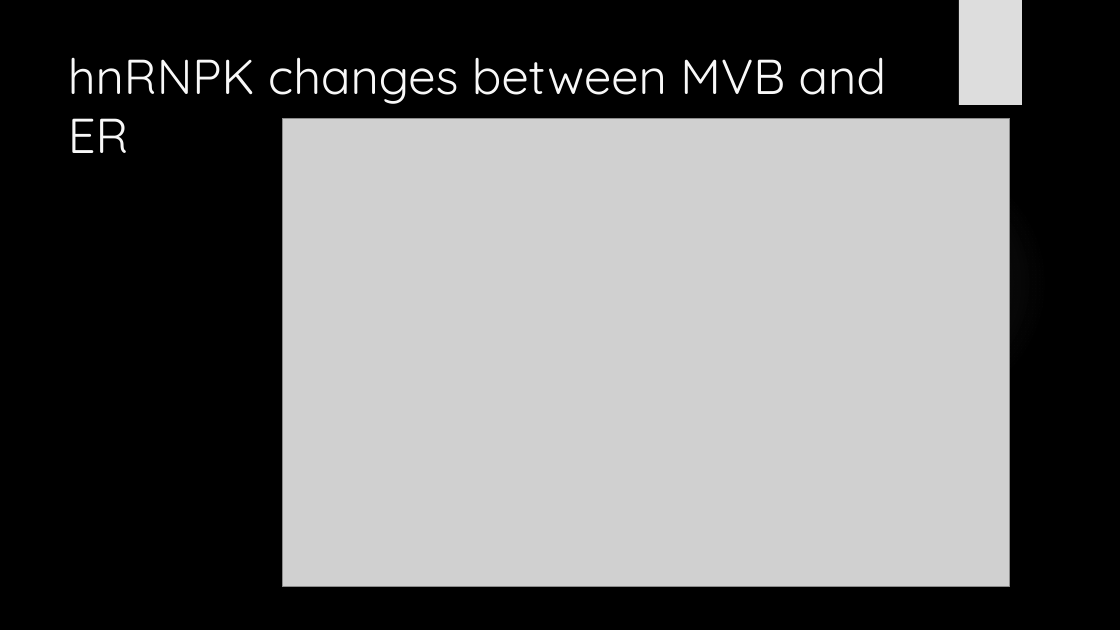
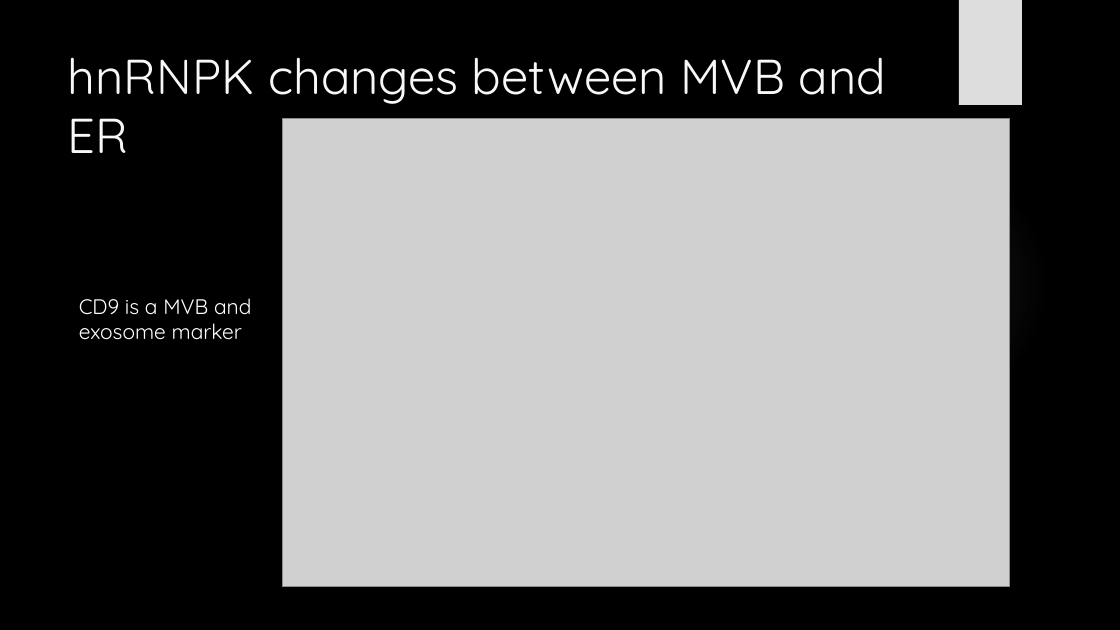
Before and after one commit to HarleyRobinson/Honours2, a slide deck: slide 15 of BackgroundInfo/CollCombBiol.pptx. Drawn at 1120x630 pixels with LibreOffice and Linux fonts; fonts in the diff are those of the drawing; grey boxes stand for pictures; background and template pictures are left out. Boxes give left, top, right and bottom in pixels: in the first picture for what was removed or moved away, otherwise in the second. Text is boxed around its words. In the diff, an @@ line names an element or a change of style, - is before the commit and + after.

```diff
--- a/BackgroundInfo/CollCombBiol.pptx
+++ b/BackgroundInfo/CollCombBiol.pptx
@@ text added at (79, 298, 251, 340), 18 pt, text #FFFFFF @@
+CD9 is a MVB and
+exosome marker
```
Also in this commit, not shown: 11 other slides changed, 1 other file.
